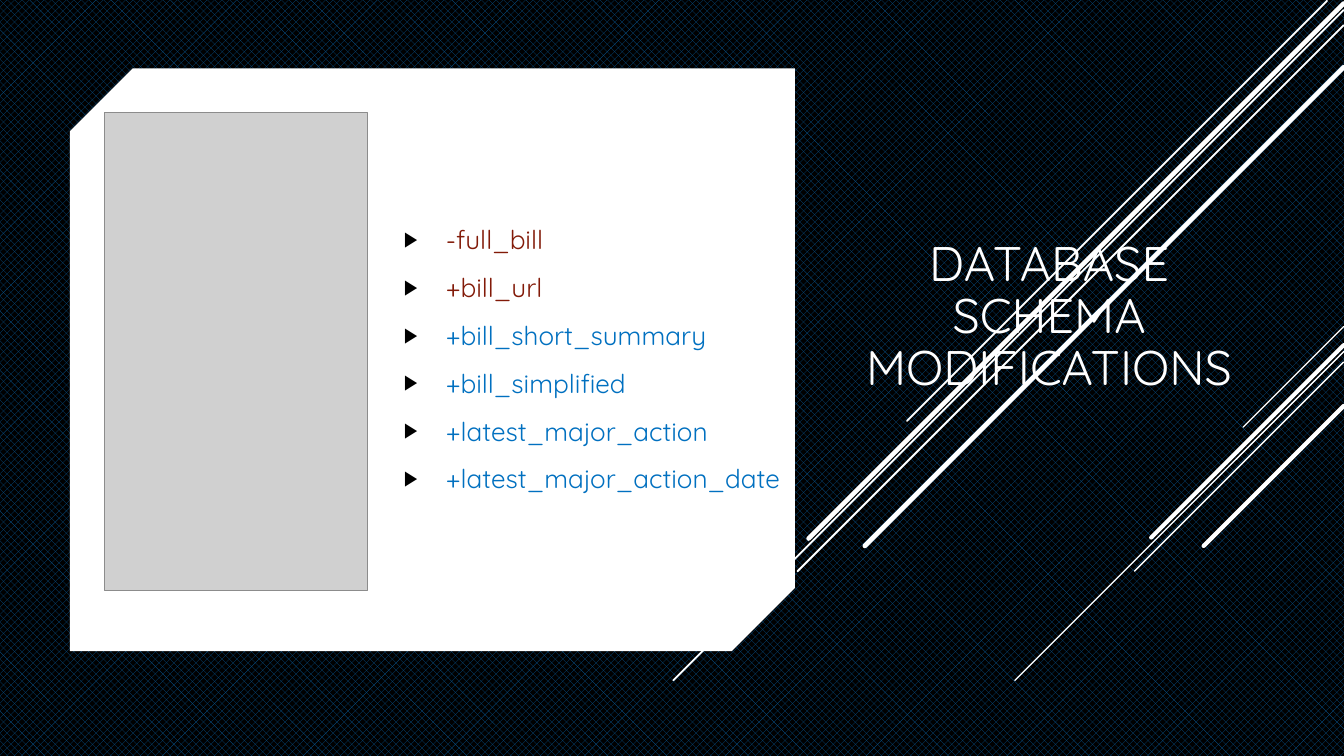
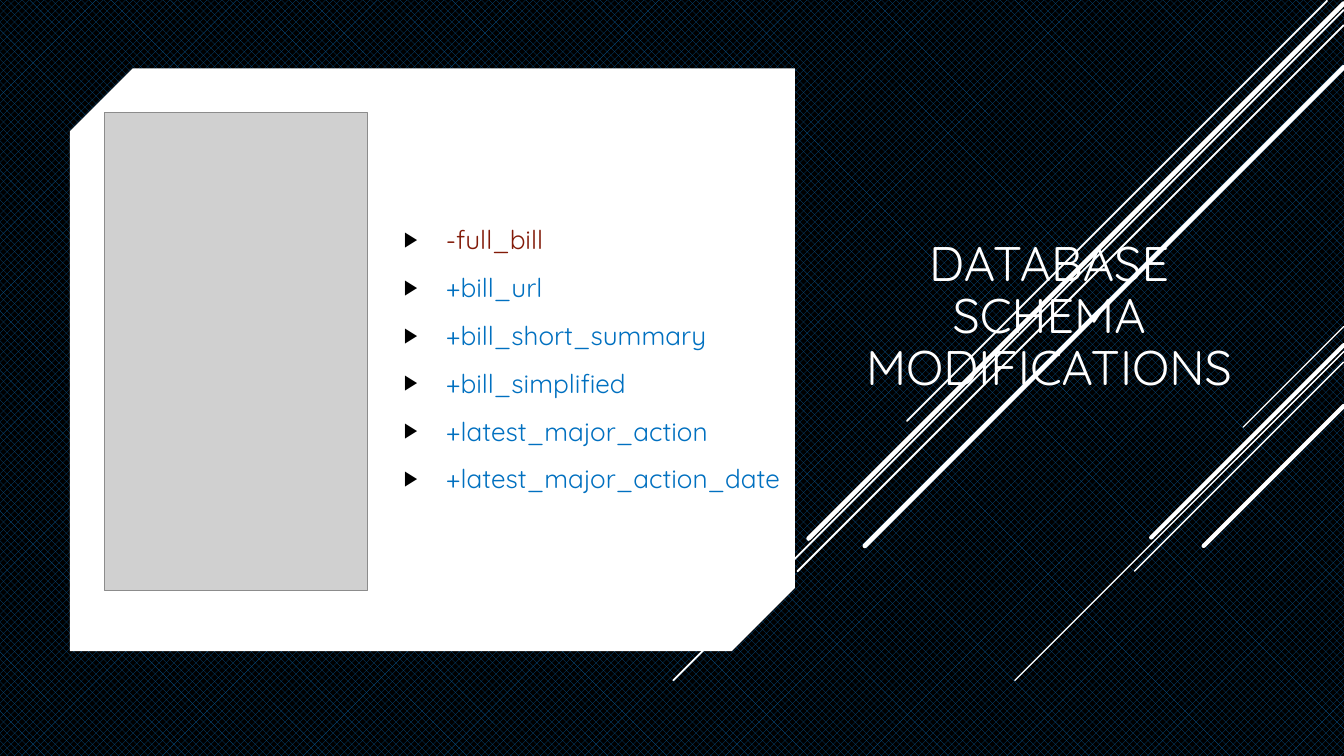
Before and after one commit to aedwards17/PolitiPulse, a slide deck: slide 18 of documents/UpdatesPres.pptx. Drawn at 1344x756 pixels with LibreOffice and Linux fonts; fonts in the diff are those of the drawing; grey boxes stand for pictures. Boxes give left, top, right and bottom in pixels: in the first picture for what was removed or moved away, otherwise in the second. Text is boxed around its words. In the diff, an @@ line names an element or a change of style, - is before the commit and + after.

```diff
--- a/documents/UpdatesPres.pptx
+++ b/documents/UpdatesPres.pptx
@@ text at (446,277,542,302): text colour #821A08 to #0070C0 in "+bill_url" @@
```
Also in this commit, not shown: 2 other slides changed.
